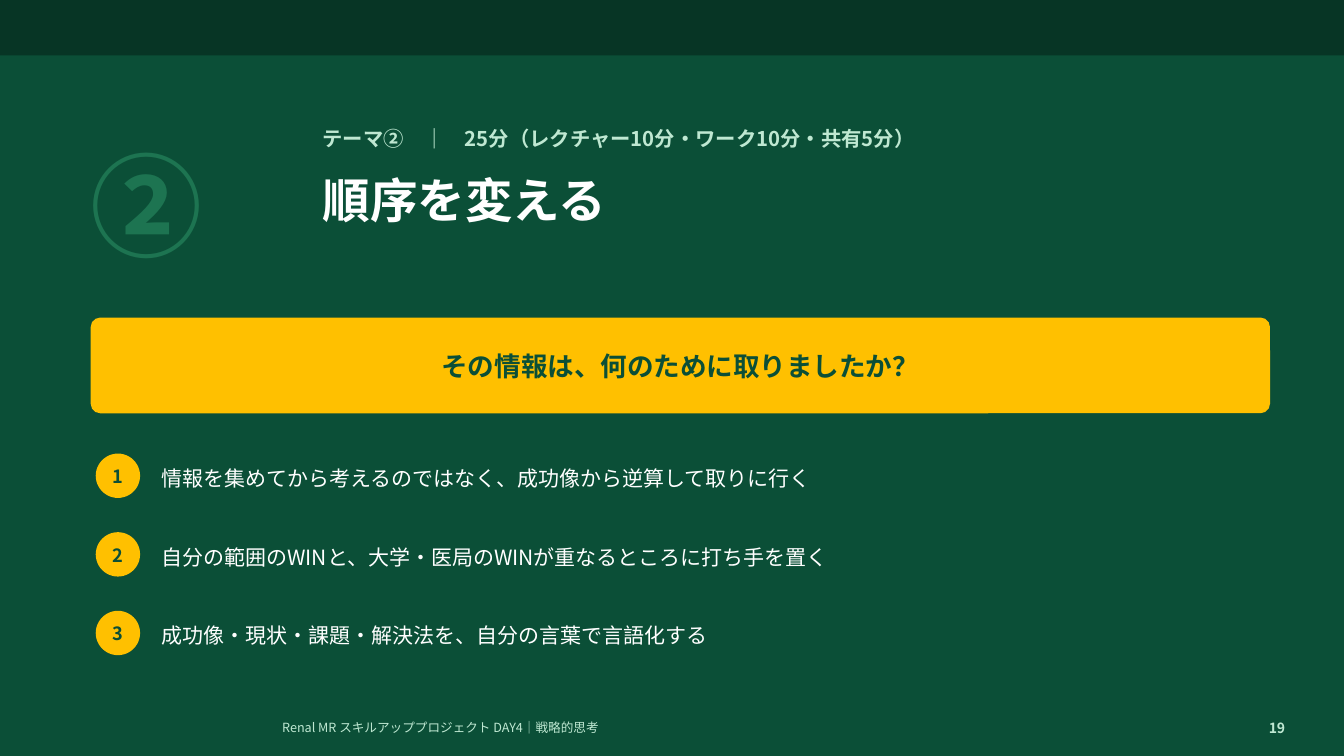
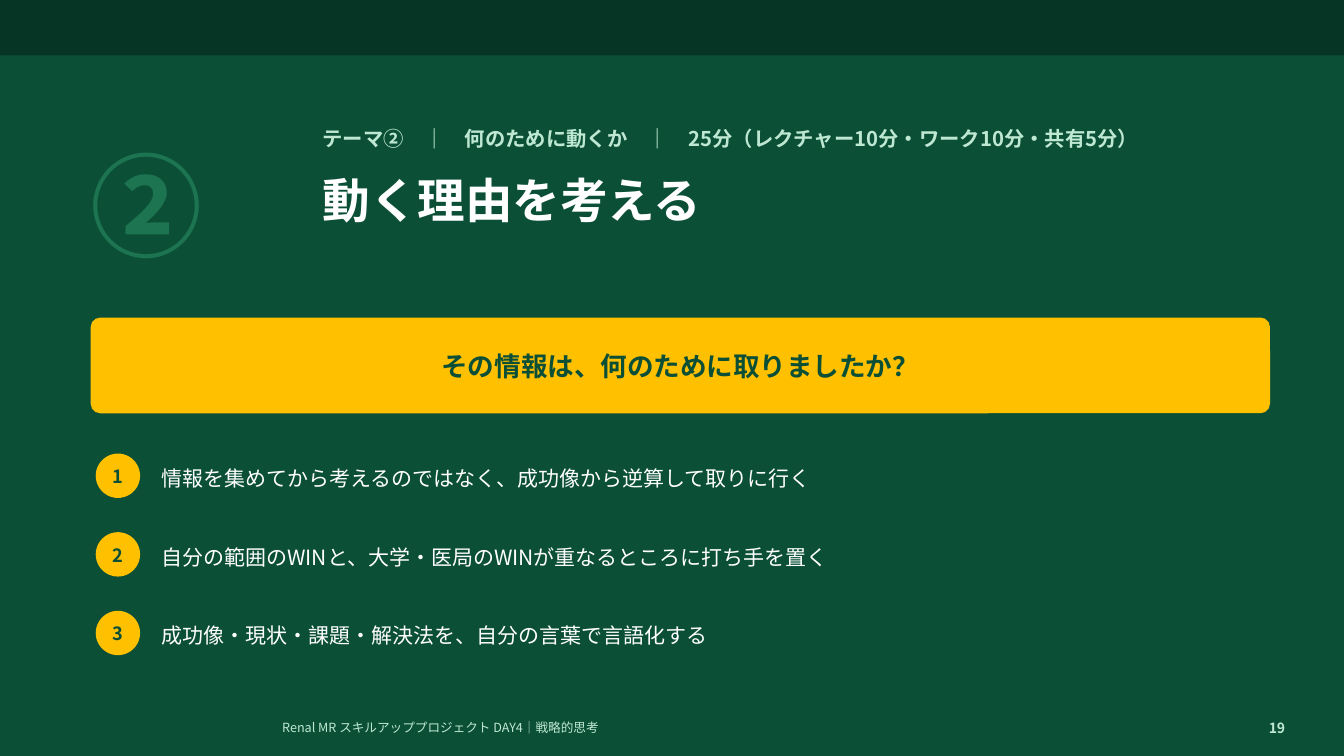
Before and after one commit to TAKUYA-1187/Claude, a slide deck: slide 19 of novartis_training/DAY4_ちょっと分かるだけで世界が変わる.pptx. Drawn at 1344x756 pixels with LibreOffice and Linux fonts; fonts in the diff are those of the drawing; background and template pictures are left out. Boxes give left, top, right and bottom in pixels: in the first picture for what was removed or moved away, otherwise in the second. Text is boxed around its words. In the diff, an @@ line names an element or a change of style, - is before the commit and + after.

```diff
--- a/novartis_training/DAY4_ちょっと分かるだけで世界が変わる.pptx
+++ b/novartis_training/DAY4_ちょっと分かるだけで世界が変わる.pptx
@@ text at bbox=[323, 128, 1138, 148]: text changed @@
-テーマ② ｜ 25分（レクチャー10分・ワーク10分・共有5分）
+テーマ② ｜ 何のために動くか ｜ 25分（レクチャー10分・ワーク10分・共有5分）
@@ text at bbox=[323, 177, 702, 223]: text changed @@
-順序を変える
+動く理由を考える
```
Also in this commit, not shown: 9 other slides changed, 2 other files.
